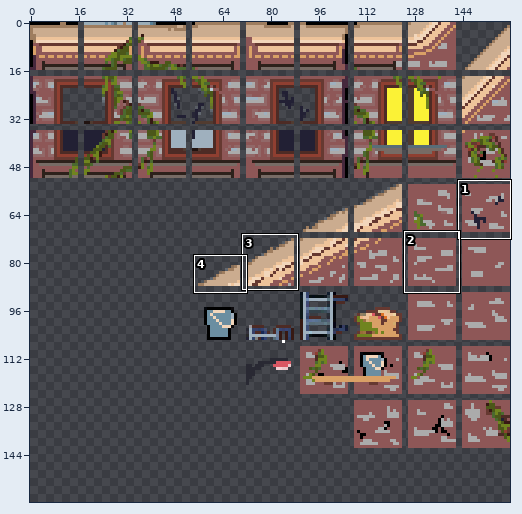
Sprite sheet -- Sprites/Tileset/tileset_roof.png. Above: a wide view before the commit, with the close-up outlined.
Close-up. Earlier state:
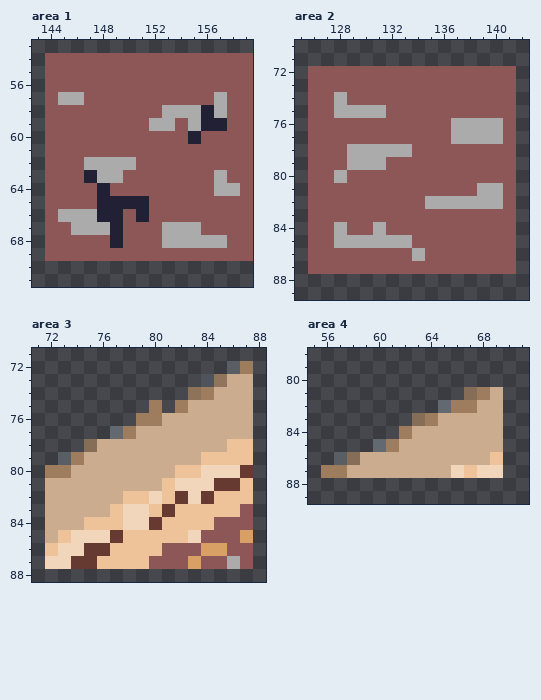
The file is 160x160 pixels. Pixels under 10% opacity are left out. Colours within 5 levels of each other are drawn and written as one. Shown: area 1: x 143..159, y 53..71; area 2: x 125..142, y 70..89; area 3: x 71..88, y 71..88; area 4: x 55..71, y 78..89. The commit also changed other parts of the picture, which this record leaves out.
New version:
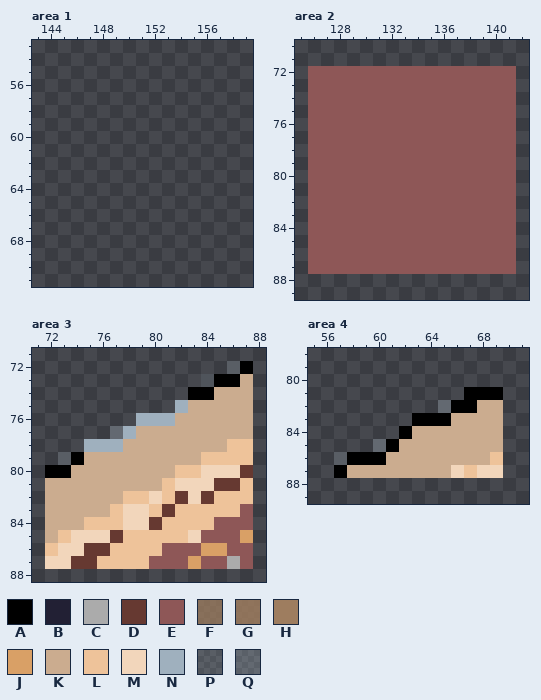
Palette (. is transparent): A #000000  B #222034  C #ababab  D #663931  E #8e5757  F #9e7d5fc0  G #9e7d5fd5  H #9e7d5f  J #d9a066  K #cbac8f  L #eec39a  M #f2d6bb  N #9fb0be  P #b8cdd92b  Q #b8cdd940
Diff:
--- area 1
@@ x 143..159 @@
 53 .................
-54 .EEEEEEEEEEEEEEEE
-55 .EEEEEEEEEEEEEEEE
-56 .EEEEEEEEEEEEEEEE
-57 .ECCEEEEEEEEEECEE
-58 .EEEEEEEEECCCBCEE
-59 .EEEEEEEECCECBBEE
-60 .EEEEEEEEEEEBEEEE
-61 .EEEEEEEEEEEEEEEE
-62 .EEECCCCEEEEEEEEE
-63 .EEEBCCEEEEEEECEE
-64 .EEEEBEEEEEEEECCE
-65 .EEEEBBBBEEEEEEEE
-66 .ECCCBBEBEEEEEEEE
-67 .EECCCBEEECCCEEEE
-68 .EEEEEBEEECCCCCEE
-69 .EEEEEEEEEEEEEEEE
+54 .................
+55 .................
+56 .................
+57 .................
+58 .................
+59 .................
+60 .................
+61 .................
+62 .................
+63 .................
+64 .................
+65 .................
+66 .................
+67 .................
+68 .................
+69 .................
 70 .................
--- area 2
@@ x 125..142 @@
 73 .EEEEEEEEEEEEEEEE.
-74 .EECEEEEEEEEEEEEE.
-75 .EECCCCEEEEEEEEEE.
-76 .EEEEEEEEEEECCCCE.
-77 .EEEEEEEEEEECCCCE.
-78 .EEECCCCCEEEEEEEE.
-79 .EEECCCEEEEEEEEEE.
-80 .EECEEEEEEEEEEEEE.
-81 .EEEEEEEEEEEEECCE.
-82 .EEEEEEEEECCCCCCE.
+74 .EEEEEEEEEEEEEEEE.
+75 .EEEEEEEEEEEEEEEE.
+76 .EEEEEEEEEEEEEEEE.
+77 .EEEEEEEEEEEEEEEE.
+78 .EEEEEEEEEEEEEEEE.
+79 .EEEEEEEEEEEEEEEE.
+80 .EEEEEEEEEEEEEEEE.
+81 .EEEEEEEEEEEEEEEE.
+82 .EEEEEEEEEEEEEEEE.
 83 .EEEEEEEEEEEEEEEE.
-84 .EECEECEEEEEEEEEE.
-85 .EECCCCCCEEEEEEEE.
-86 .EEEEEEEECEEEEEEE.
+84 .EEEEEEEEEEEEEEEE.
+85 .EEEEEEEEEEEEEEEE.
+86 .EEEEEEEEEEEEEEEE.
 87 .EEEEEEEEEEEEEEEE.
--- area 3
@@ x 71..88 @@
 71 ..................
-72 ...............PH.
-73 .............PGKK.
-74 ............GHKKK.
-75 .........H.HKKKKK.
-76 ........HHKKKKKKK.
-77 ......QHKKKKKKKKK.
-78 ....FKKKKKKKKKKLL.
-79 ..PHKKKKKKKKKLLLL.
-80 .HHKKKKKKKKLLMMMD.
+72 ...............PA.
+73 .............PAAK.
+74 ............AAKKK.
+75 ...........NKKKKK.
+76 ........NNNKKKKKK.
+77 ......QNKKKKKKKKK.
+78 ....NNNKKKKKKKKLL.
+79 ..PAKKKKKKKKKLLLL.
+80 .AAKKKKKKKKLLMMMD.
 81 .KKKKKKKKKLMMMDDL.
--- area 4
@@ x 55..71 @@
 80 .................
-81 ............FHK..
-82 ..........QHHKK..
-83 ........FHKKKKK..
-84 .......HKKKKKKK..
-85 .....QHKKKKKKKK..
-86 ..PFKKKKKKKKKKL..
-87 .HHKKKKKKKKMLMM..
+81 ............AAA..
+82 ..........QAAKK..
+83 ........AAAKKKK..
+84 .......AKKKKKKK..
+85 .....QAKKKKKKKK..
+86 ..PAAAKKKKKKKKL..
+87 ..AKKKKKKKKMLMM..
 88 .................
Boxes around the changes in both close-ups, in picture pixels (x1, y1, x2, y2):
erased: (45, 53, 253, 261)
changed: (334, 92, 503, 261)
changed: (45, 361, 253, 478)
changed: (321, 387, 503, 478)
